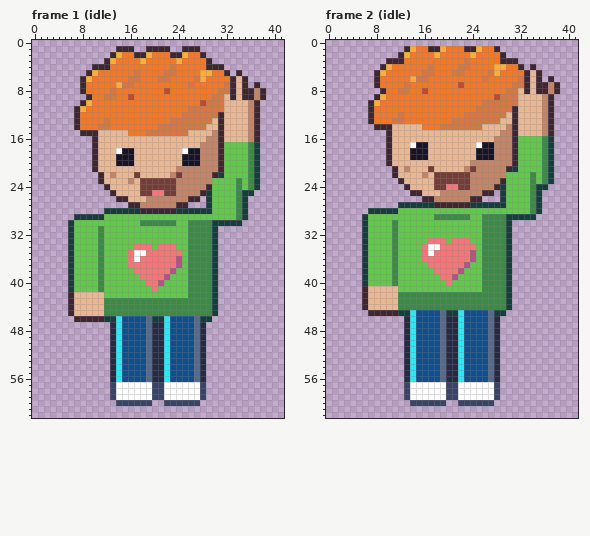
Pixel-art file: art/needs/spot-stranger@75.aseprite. The first picture shows the starting point.
42x63 pixels, 4 frames. Shown: frame 1 (idle), frame 2 (idle). The commit also changed other frames, which this record leaves out.
The result:
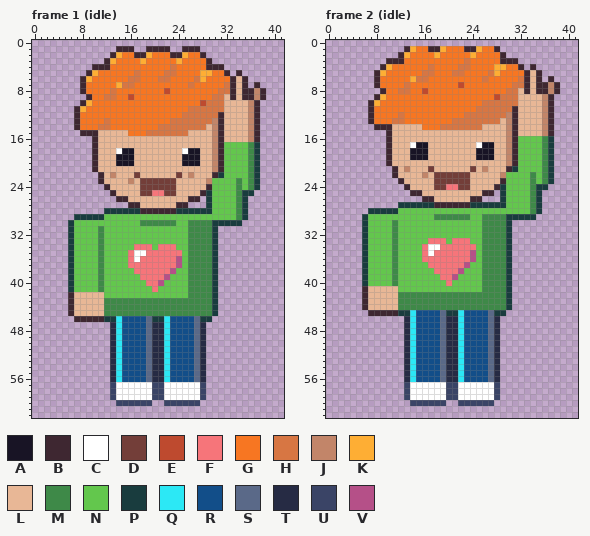
Palette (. is transparent): A #181425  B #3e2731  C #ffffff  D #733e39  E #be4a2f  F #f6757a  G #f77622  H #d77643  J #c28569  K #feae34  L #e8b796  M #3e8948  N #63c74d  P #193c3e  Q #2ce8f5  R #124e89  S #5a6988  T #262b44  U #3a4466  V #b55088
The edit:
--- frame 1 (idle)
@@ x 16..32 @@
 12 GGGGGGGGGHHHHHHBL
-13 GGGGGGGHHHHHHHLBL
-14 GGGGGHHHHHHHHLLBL
+13 GGGGGGGHHHHHHHJBL
+14 GGGGGHHHHHHHHLJBL
 15 GGGHHHHHHHLLLLJBL
-16 LLLLLLLLLLLLLJJBL
-17 LLLLLLLLLLLLJJJBN
-18 ALLLLLLLLCAAJJJBN
-19 ALLLLLLLLAAAJJJBN
-20 ALLLLLLLLAAAJJJBN
-21 LLLLLLLLJJJJJJJBN
-22 LDLLLLLJDJJJJJBPN
-23 JLDDDDDDJJJJJJNNN
-24 LLDDDDDDJJJJJBNNN
-25 LLDDFFDDJJJJBPNNN
-26 LLLJJJJJJJBB.PNNN
-27 BBJJJJJJBB...PNNN
+16 LLLLLLLLLLLLLLJBL
+17 LLLLLLLLLLLLLLJBN
+18 ALLLLLLLLCAALLJBN
+19 ALLLLLLLLAAALLJBN
+20 ALLLLLLLLAAALLJBN
+21 LLLLLLLLLLLLLLJBN
+22 LDLLLLLLDLJLLLBPN
+23 JLDDDDDDLLLLLJNNN
+24 LLDDDDDDLLLLLBNNN
+25 LLDDFFDDLLLLBPNNN
+26 LLLLLLLLLLBB.PNNN
+27 BBLLLLLLBB...PNNN
 28 PPBBBBBBPPPPPPNNN
--- frame 2 (idle)
@@ x 16..32 @@
 11 GGGGGGGGGHHHHHHBL
-12 GGGGGGGHHHHHHHLBL
-13 GGGGGHHHHHHHHLLBL
+12 GGGGGGGHHHHHHHJBL
+13 GGGGGHHHHHHHHLJBL
 14 GGGHHHHHHHLLLLJBL
-15 LLLLLLLLLLLLLJJBL
-16 LLLLLLLLLLLLJJJBN
-17 ALLLLLLLLCAAJJJBN
-18 ALLLLLLLLAAAJJJBN
-19 ALLLLLLLLAAAJJJBN
-20 LLLLLLLLJJJJJJJBN
-21 LDLLLLLJDJJJJJBPN
-22 JLDDDDDDJJJJJJNNN
-23 LLDDDDDDJJJJJBNNN
-24 LLDDFFDDJJJJBPNNN
-25 LLLJJJJJJJBB.PNNN
-26 BBJJJJJJBB...PNNN
+15 LLLLLLLLLLLLLLJBL
+16 LLLLLLLLLLLLLLJBN
+17 ALLLLLLLLCAALLJBN
+18 ALLLLLLLLAAALLJBN
+19 ALLLLLLLLAAALLJBN
+20 LLLLLLLLLLLLLLJBN
+21 LDLLLLLLDLJLLLBPN
+22 JLDDDDDDLLLLLJNNN
+23 LLDDDDDDLLLLLBNNN
+24 LLDDFFDDLLLLBPNNN
+25 LLLLLLLLLLBB.PNNN
+26 BBLLLLLLBB...PNNN
 27 PPBBBBBBPPPPPPNNN
